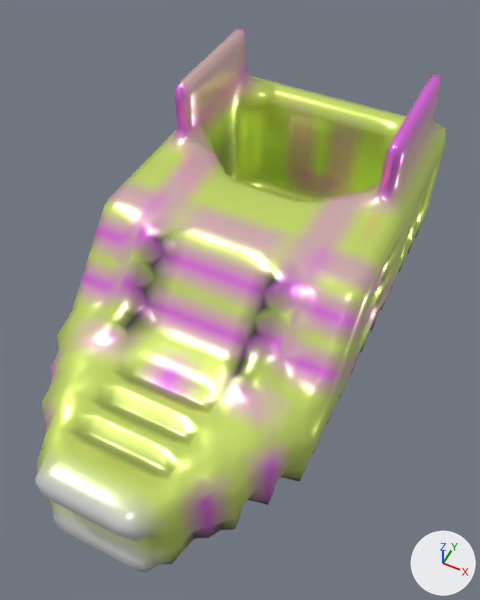
The glTF model glb/smooth/2001-3000/2467.glb as it was, and as the next commit left it.
One viewpoint serves both versions: a camera (50 mm lens) standing at (0.617, -1.193, 1.719) and looking at (0.044, -0.048, 0.288). The axes (+X, +Y, +Z) are drawn at lower right. The lights are the same throughout. Vertices at the same position are counted once.

Before the edit, the objects in view are built like this:
```python
me_mesh_0 = bpy.data.meshes.new('Mesh_0')
me_mesh_0.from_pydata(...)  # 2680 vertices, 5288 faces; spans x -0.4..0.4, y -0.78..0.78, z 0.0..0.69
me_mesh_0.materials.append(mat_material_0)
ob_mesh_0 = bpy.data.objects.new('Mesh_0', me_mesh_0)
ob_mesh_0.location = (0.0, 0.0, 0.0)
```
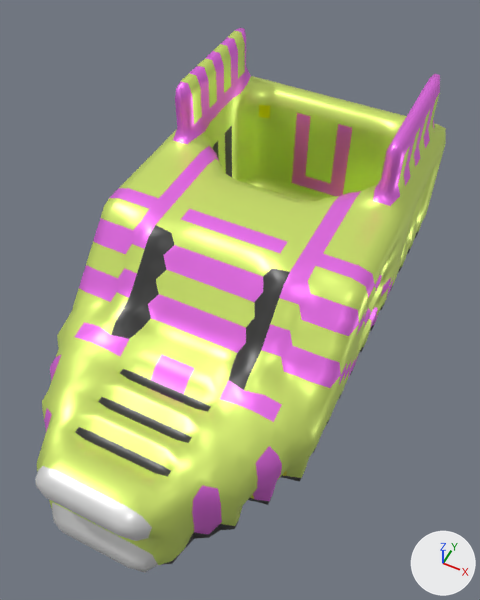
Where the change shows, as pixel boxes (x1, y1, x2, y2) in the pictures (480 x 600 px; the box of a moved part takes in the faces that stretch with it):
part 1 of me_mesh_0, moved or reshaped: (119, 37, 435, 405) in both
part 2 of me_mesh_0, cut back: (146, 341, 204, 401) in both
part 3 of me_mesh_0, recoloured: (36, 28, 445, 571) in both

The change, as a list of edits to the scene's bpy script:
```text
Change me_mesh_0:
    used by ob_mesh_0; location = (0.0, 0.0, 0.0)
    remove me_mesh_0.from_pydata(...)  # 2680 vertices, 5288 faces; spans x -0.4..0.4, y -0.78..0.78, z 0.0..0.69
    add me_mesh_0.from_pydata(...)  # 2671 vertices, 5246 faces; spans x -0.4..0.4, y -0.78..0.78, z 0.0..0.69
    me_mesh_0 part 1
    47 vertices are removed from x -0.35..0.35, y 0.08..0.69, z 0.11..0.5
    204 faces are deleted
    11 new vertices lie (0.0, 0.05, 0.0) away from vertices in x -0.35..0.36, y 0.38, z 0.51..0.69
    11 new vertices lie (0.0, 0.04, 0.0) away from vertices in x -0.35..0.36, y 0.43, z 0.51..0.69
    11 new vertices lie (0.0, 0.06, 0.0) away from vertices in x -0.35..0.36, y 0.47, z 0.51..0.69
    10 new vertices lie (0.0, -0.05, 0.0) away from vertices in x -0.35..0.35, y 0.62, z 0.55..0.69
    170 new faces join them
    me_mesh_0 part 2
    5 vertices are removed from x 0.0, y -0.41..-0.28, z 0.26..0.3
    16 faces are deleted
    8 new faces join them
    me_mesh_0 part 3: 3612 kept faces spanning x -0.4..0.4, y -0.76..0.78, z 0.0..0.69 get new vertex colours
```
